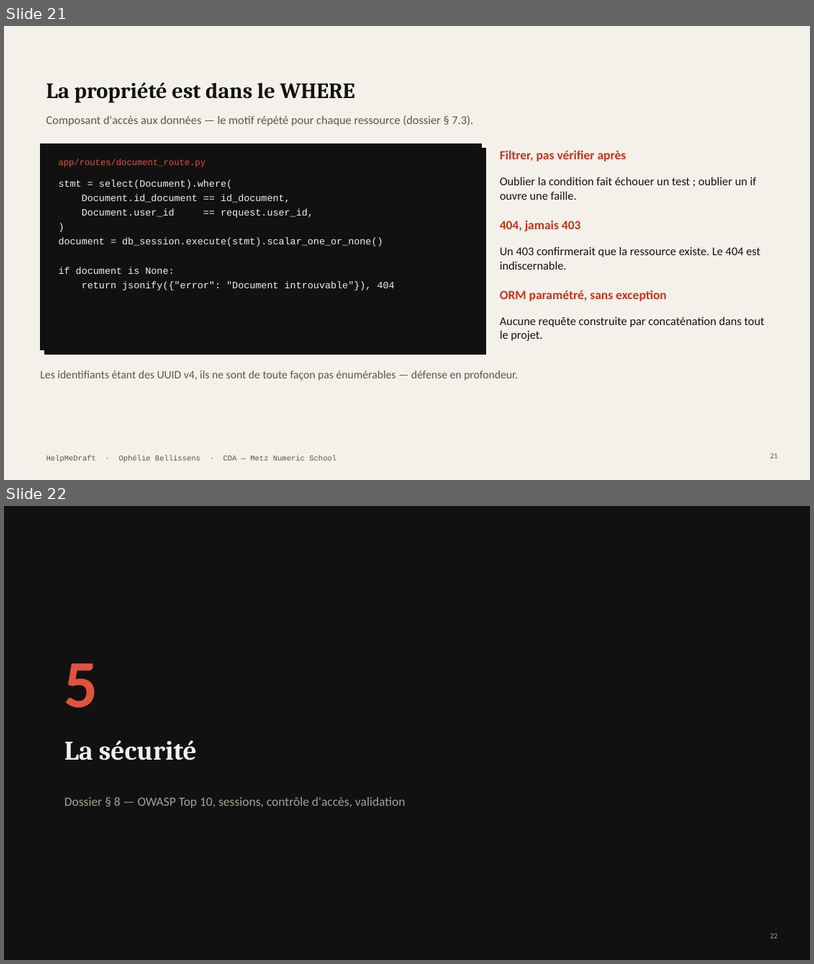
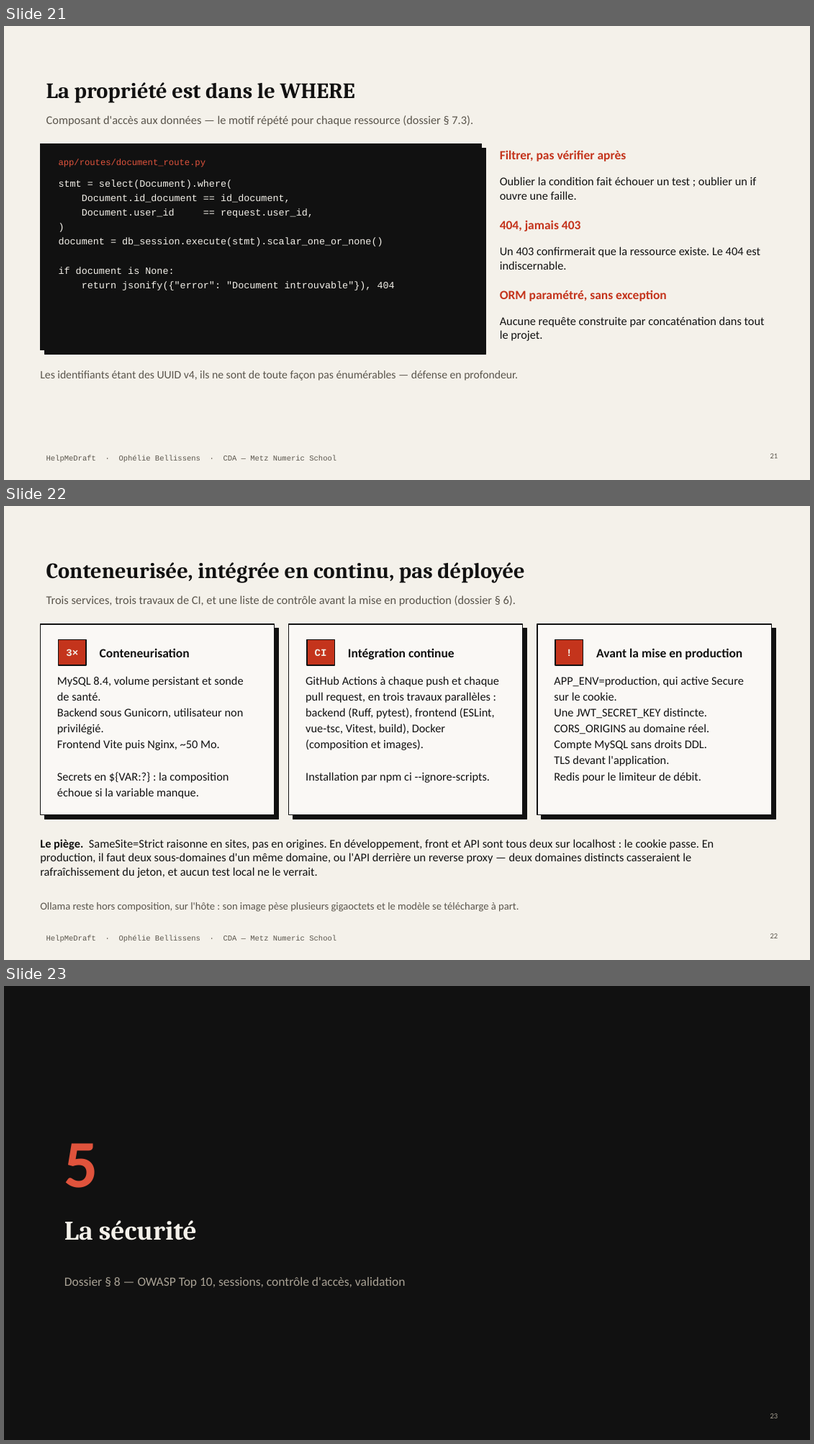
Before and after one commit to Equinoxya/HelpMeDraft---projet-fil-rouge, a slide deck: docs/Soutenance-HelpMeDraft.pptx. Shown one above the other, each under a label of ours: slides 21 and 22 before the commit, slides 21, 22 and 23 after it. The pictures are 814x964 and 814x1444 pixels, drawn with LibreOffice and Linux fonts; fonts in the diff are those of the drawing. Boxes give left, top, right and bottom in pixels: in the first picture for what was removed or moved away, otherwise in the second. Text is boxed around its words. In the diff, an @@ line names an element or a change of style, - is before the commit and + after.

```diff
--- a/docs/Soutenance-HelpMeDraft.pptx
+++ b/docs/Soutenance-HelpMeDraft.pptx
@@ slide 22 added at [4,506,810,960], background #F4F1EA; not listed: 1 template element that a slide beside it also shows @@
@@ title added at [46,562,525,583], 26 pt, text #111111, bold @@
+Conteneurisée, intégrée en continu, pas déployée
@@ text added at [46,595,516,606], 14 pt, text #5A554C @@
+Trois services, trois travaux de CI, et une liste de contrôle avant la mise en production (dossier § 6).
@@ rectangle added at [40,624,275,815], fill #FAF8F5, outline #111111 1.25 pt @@
@@ rectangle added at [44,628,278,818], fill #111111, outline #111111 0.75 pt @@
@@ rectangle added at [289,624,523,815], fill #FAF8F5, outline #111111 1.25 pt @@
@@ rectangle added at [293,628,527,818], fill #111111, outline #111111 0.75 pt @@
@@ rectangle added at [538,624,772,815], fill #FAF8F5, outline #111111 1.25 pt @@
@@ rectangle added at [542,628,777,818], fill #111111, outline #111111 0.75 pt @@
@@ rectangle added at [59,640,86,665], fill #C4341C, outline #111111 1.25 pt @@
@@ text added at [66,649,78,656], 12 pt, text #F4F1EA, bold @@
+3×
@@ text added at [100,648,190,657], 15 pt, text #111111, bold @@
+Conteneurisation
@@ rectangle added at [307,640,335,665], fill #C4341C, outline #111111 1.25 pt @@
@@ text added at [315,649,327,656], 12 pt, text #F4F1EA, bold @@
+CI
@@ text added at [348,648,455,659], 15 pt, text #111111, bold @@
+Intégration continue
@@ rectangle added at [556,640,584,665], fill #C4341C, outline #111111 1.25 pt @@
@@ text added at [556,640,584,665], 12 pt, text #F4F1EA, bold @@
+!
@@ text added at [597,648,743,659], 15 pt, text #111111, bold @@
+Avant la mise en production
@@ text added at [57,676,244,798], 14 pt, text #111111 @@
+MySQL 8.4, volume persistant et sonde de santé.
+Backend sous Gunicorn, utilisateur non privilégié.
+Frontend Vite puis Nginx, ~50 Mo.
+Secrets en ${VAR:?} : la composition échoue si la variable manque.
@@ text added at [306,676,499,782], 14 pt, text #111111 @@
+GitHub Actions à chaque push et chaque pull request, en trois travaux parallèles : backend (Ruff, pytest), frontend (ESLint, vue-tsc, Vitest, build), Docker (composition et images).
+Installation par npm ci --ignore-scripts.
@@ text added at [554,676,744,782], 14 pt, text #111111 @@
+APP_ENV=production, qui active Secure sur le cookie.
+Une JWT_SECRET_KEY distincte.
+CORS_ORIGINS au domaine réel.
+Compte MySQL sans droits DDL.
+TLS devant l'application.
+Redis pour le limiteur de débit.
@@ text added at [40,839,715,878], 14 pt, text #111111 @@
+Le piège. SameSite=Strict raisonne en sites, pas en origines. En développement, front et API sont tous deux sur localhost : le cookie passe. En production, il faut deux sous-domaines d'un même domaine, ou l'API derrière un reverse proxy — deux domaines distincts casseraient le rafraîchissement du jeton, et aucun test local ne le verrait.
@@ text added at [40,902,519,911], 12.5 pt, text #5A554C @@
+Ollama reste hors composition, sur l'hôte : son image pèse plusieurs gigaoctets et le modèle se télécharge à part.
@@ page number added at [771,933,779,938], 9 pt, text #5A554C @@
+22
@@ what was slide 22 is now slide 23 @@
```
Also in this commit, not shown: 1 slide changed, 3 other files.
